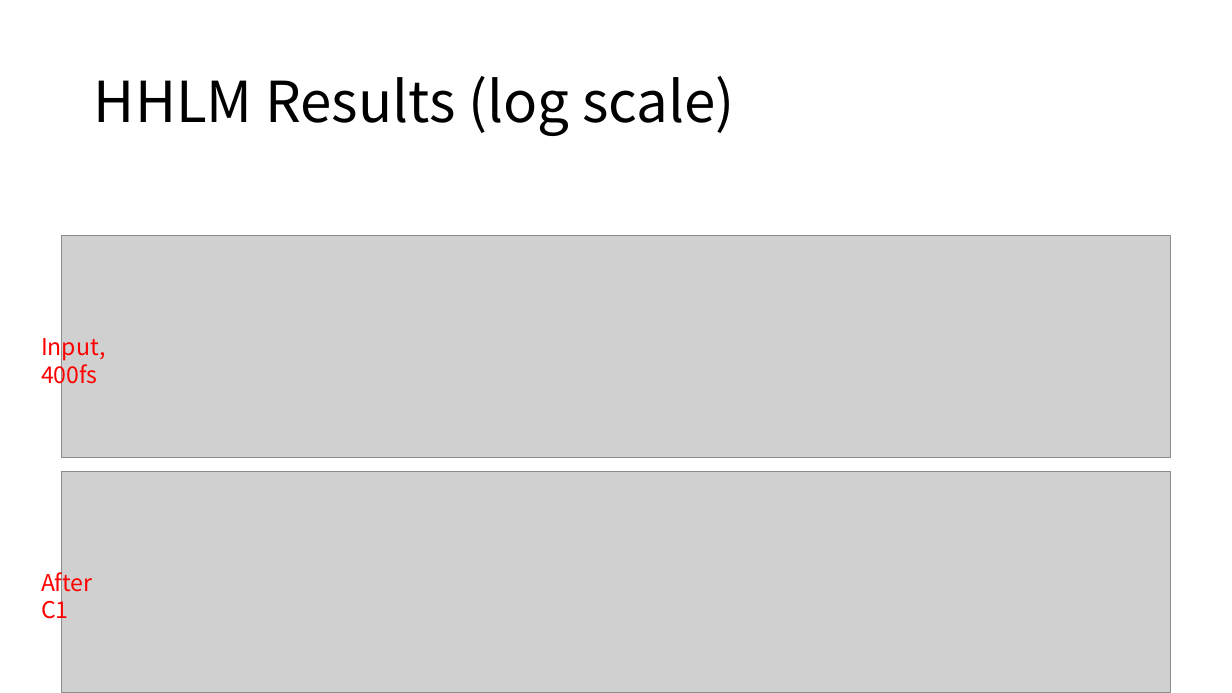
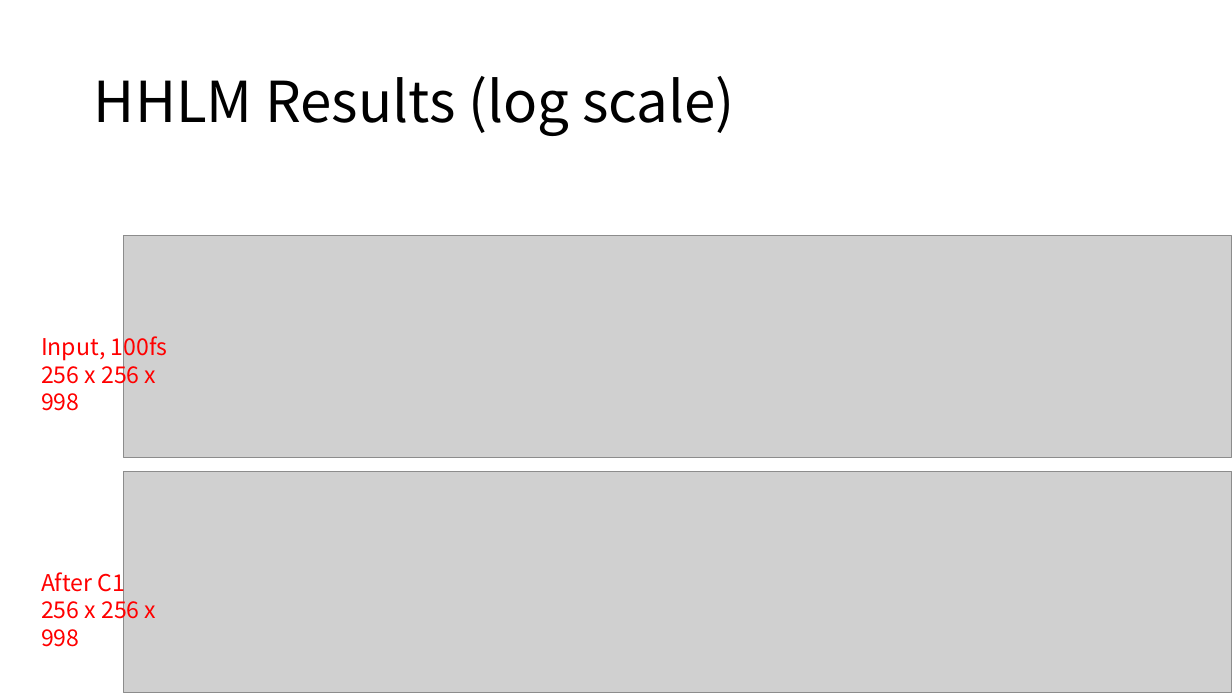
Before and after one commit to nanw0321/DXS_optics, a slide deck: slide 4 of 03-10-21_Meeting.pptx. Drawn at 1232x693 pixels with LibreOffice and Linux fonts; fonts in the diff are those of the drawing; grey boxes stand for pictures. Boxes give left, top, right and bottom in pixels: in the first picture for what was removed or moved away, otherwise in the second. Text is boxed around its words. In the diff, an @@ line names an element or a change of style, - is before the commit and + after.

Commit message:
Update: fixed aliasing at focal plane for HHLM+HRM

```diff
--- a/03-10-21_Meeting.pptx
+++ b/03-10-21_Meeting.pptx
@@ picture: place and size @@
-picture at [62,236,1171,457]
+picture at [123,236,1232,457]
@@ text at [41,332,168,411]: text changed @@
-Input, 400fs
+Input, 100fs
+256 x 256 x 998
@@ picture: place and size @@
-picture at [62,471,1171,693]
+picture at [123,471,1232,693]
@@ text at [41,595,157,647]: paragraph added @@
+256 x 256 x 998
```
Also in this commit, not shown: 7 other slides changed, 5 slides added, 4 slides removed, 38 other files.
